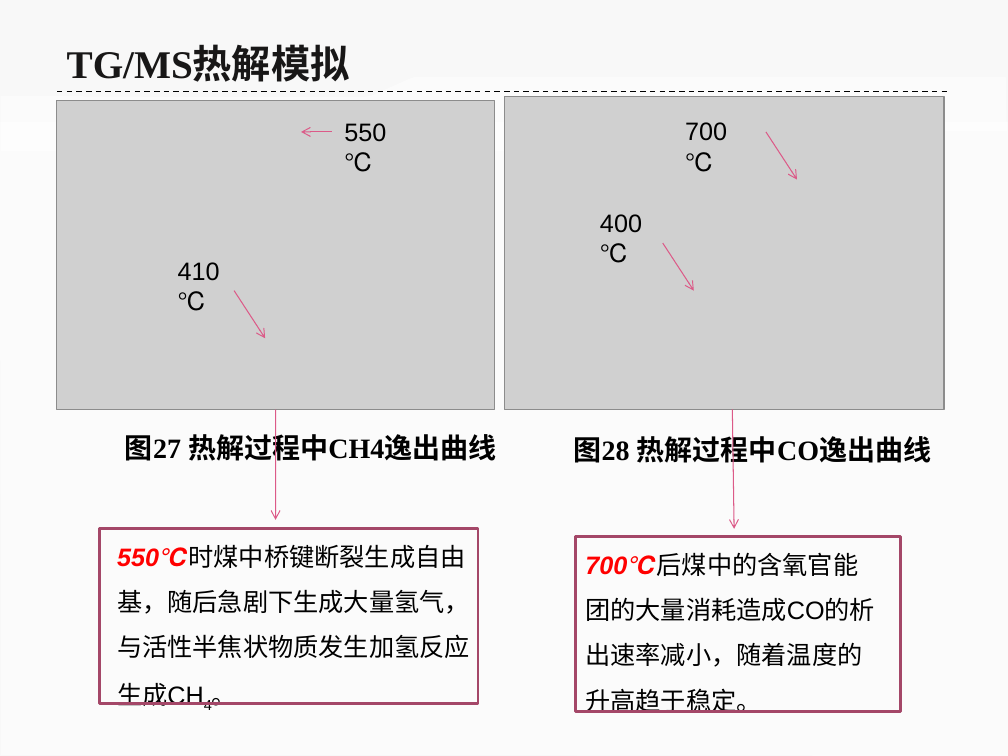
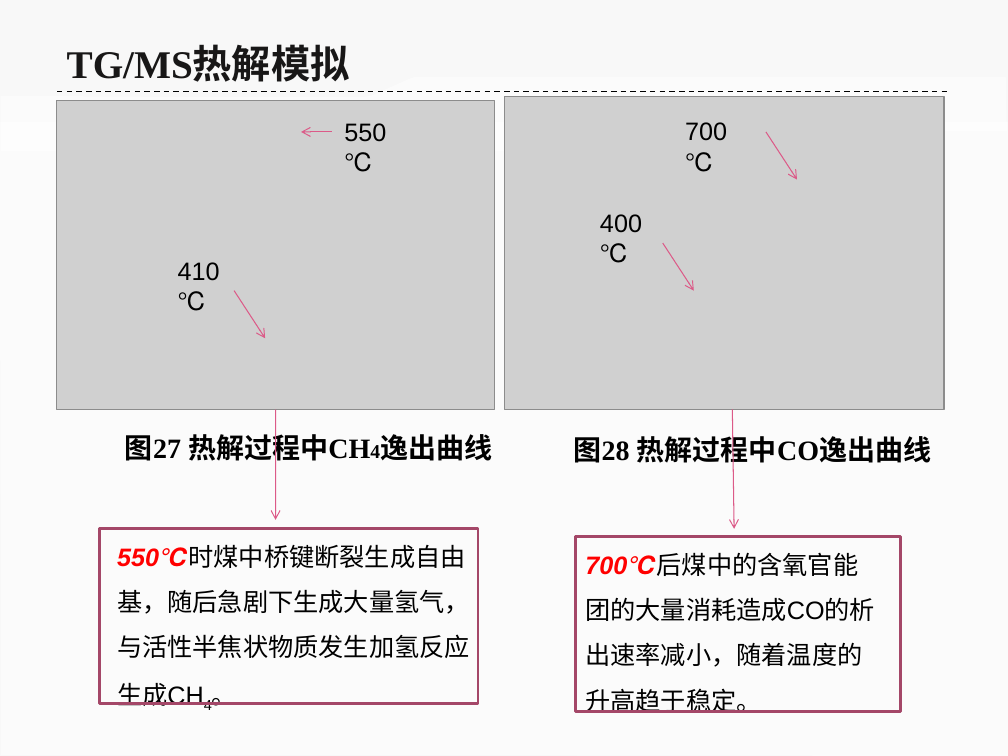
Before and after one commit to ilvcr/GraduationProject, a slide deck: slide 40 of ppt/yoghourtppt.pptx. Drawn at 1008x756 pixels with LibreOffice and Linux fonts; fonts in the diff are those of the drawing; grey boxes stand for pictures. Boxes give left, top, right and bottom in pixels: in the first picture for what was removed or moved away, otherwise in the second. Text is boxed around its words. In the diff, an @@ line names an element or a change of style, - is before the commit and + after.

```diff
--- a/ppt/yoghourtppt.pptx
+++ b/ppt/yoghourtppt.pptx
@@ text "图27 热解过程中CH4逸出曲线" at bbox=[125, 430, 370, 466]: size 20 to 14 pt in "热解过程中CH4逸出曲线" @@
```
Also in this commit, not shown: 14 other slides changed.
